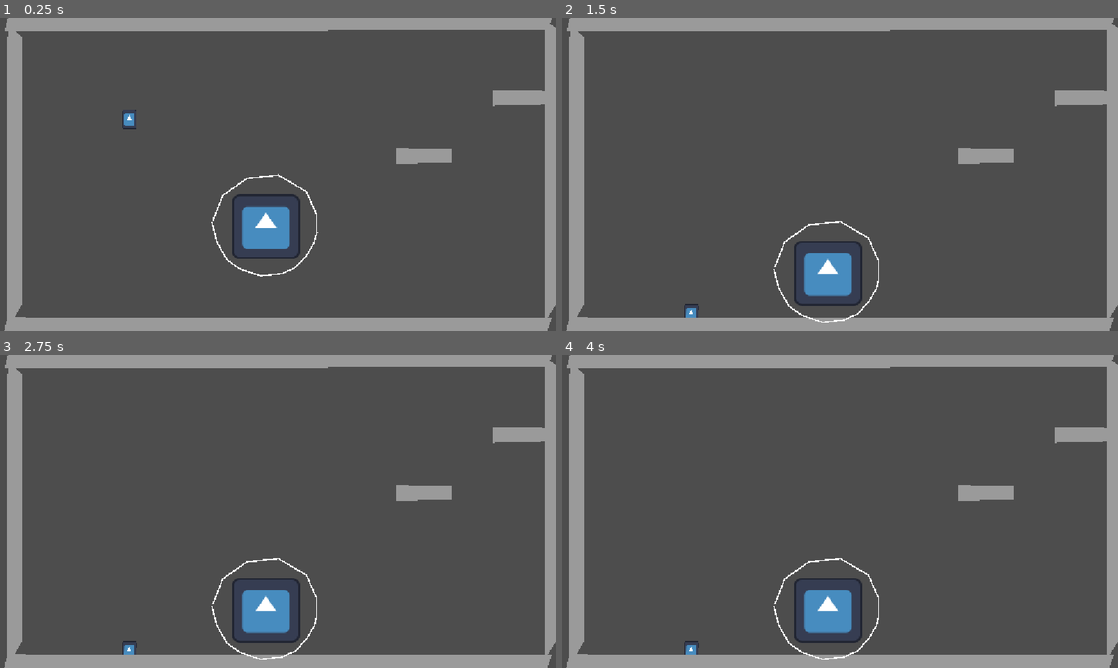
Above: before the commit, frames 1-4 (two rows, left to right).
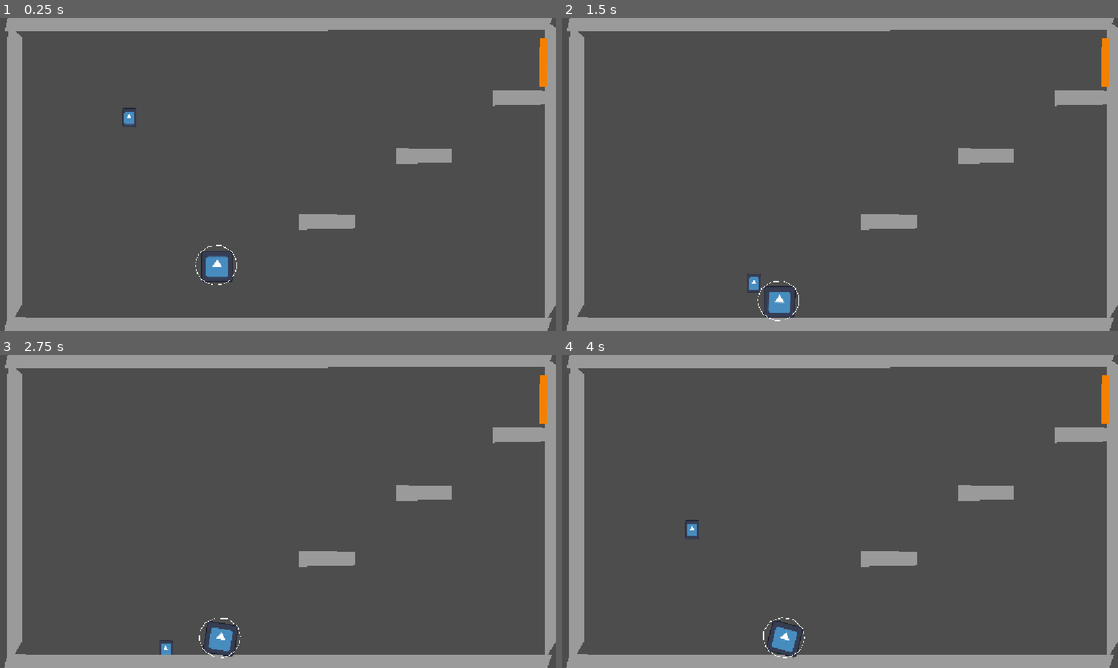
Above: after the commit, the same moments.

Repository: TAL-Trent/SSJamF2026
Game: Godot game, scene res://Test Scene Dev Trent.tscn
Same seed, same stepped clock (60 frames per second), same inputs: the game is played once before the commit and once after it. Before the commit the project starts from res://Test Scene.tscn. The engine's default icon, where the game draws it, is replaced by a stand-in: a white triangle on a blue panel in a dark square.
Inputs:
- Up to frame 1 (0.25 s): no input
- Up to frame 2 (1.5 s): hold Right (right) 0.53-1.28 s; tap Space (jump) at 0.77 s; hold Left (left) from 1.28 s (still down)
- Up to frame 3 (2.75 s): tap Space (jump) at 1.52 s; release Left (left) at 2.03 s; hold Right (right) from 2.03 s (still down)
- Up to frame 4 (4 s): tap Space (jump) at 3.02, 3.77 s; release Right (right) at 3.53 s; hold Left (left) from 3.53 s (still down)

The runs differ from the first frame. In frame 1, 2.8% of the frame differs, in the area x 22-99%, y 6-86%; in frame 2, 2.9%; in frame 3, 2.9%; in frame 4, 2.9%, in the area x 22-99%, y 6-98%.
Error before the commit: Cannot call method 'apply_impulse' on a null value. (res://Test)

Commit message:
modified scene dev and exported to html

Diff:
--- a/jank/Test Scene Script dev trent.gd
+++ b/jank/Test Scene Script dev trent.gd
@@ -37,6 +37,6 @@
 func _process(delta: float) -> void:
 	PlayerSprite.global_position = Player.global_position
 
-#(broken)called when the player touches the end of level trigger
+#called when the player touches the end of level trigger
 func _on_area_2d_area_shape_entered(area_rid: RID, area: Area2D, area_shape_index: int, local_shape_index: int) -> void:
-	print("End Level") # Replace with function body.
+	print("End Level")
--- a/jank/project.godot
+++ b/jank/project.godot
@@ -11,7 +11,7 @@
 [application]
 
 config/name="JANK"
-run/main_scene="uid://ishwkhre816x"
+run/main_scene="uid://v1as2l624s3i"
 config/features=PackedStringArray("4.7", "GL Compatibility")
 config/icon="res://icon.svg"
 
Not shown, changed: jank/export_presets.cfg
Not shown, changed: jank/.DS_Store
Not shown, changed: jank/Export/jank.html
Not shown, changed: jank/Export/jank.pck
